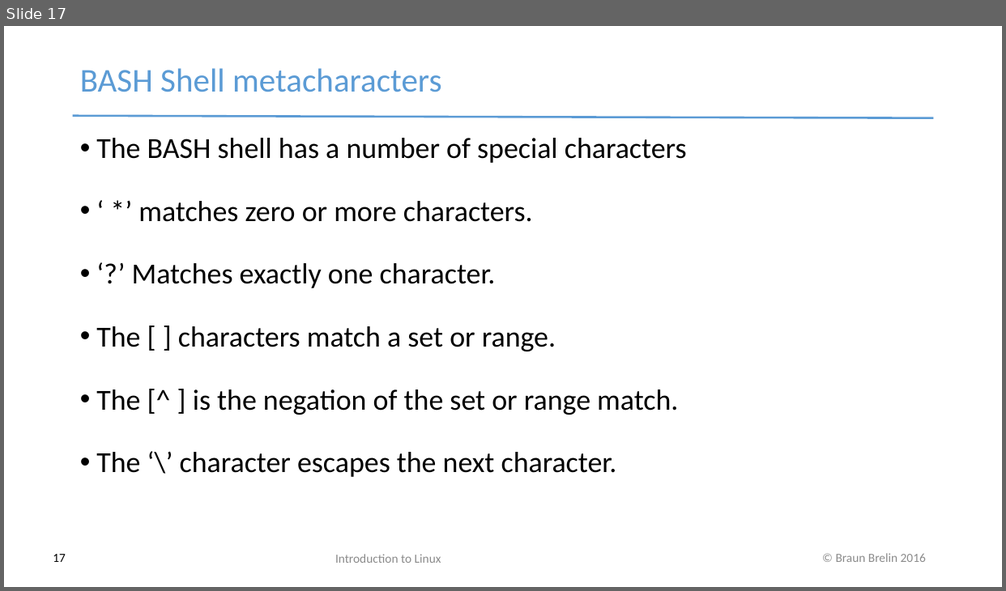
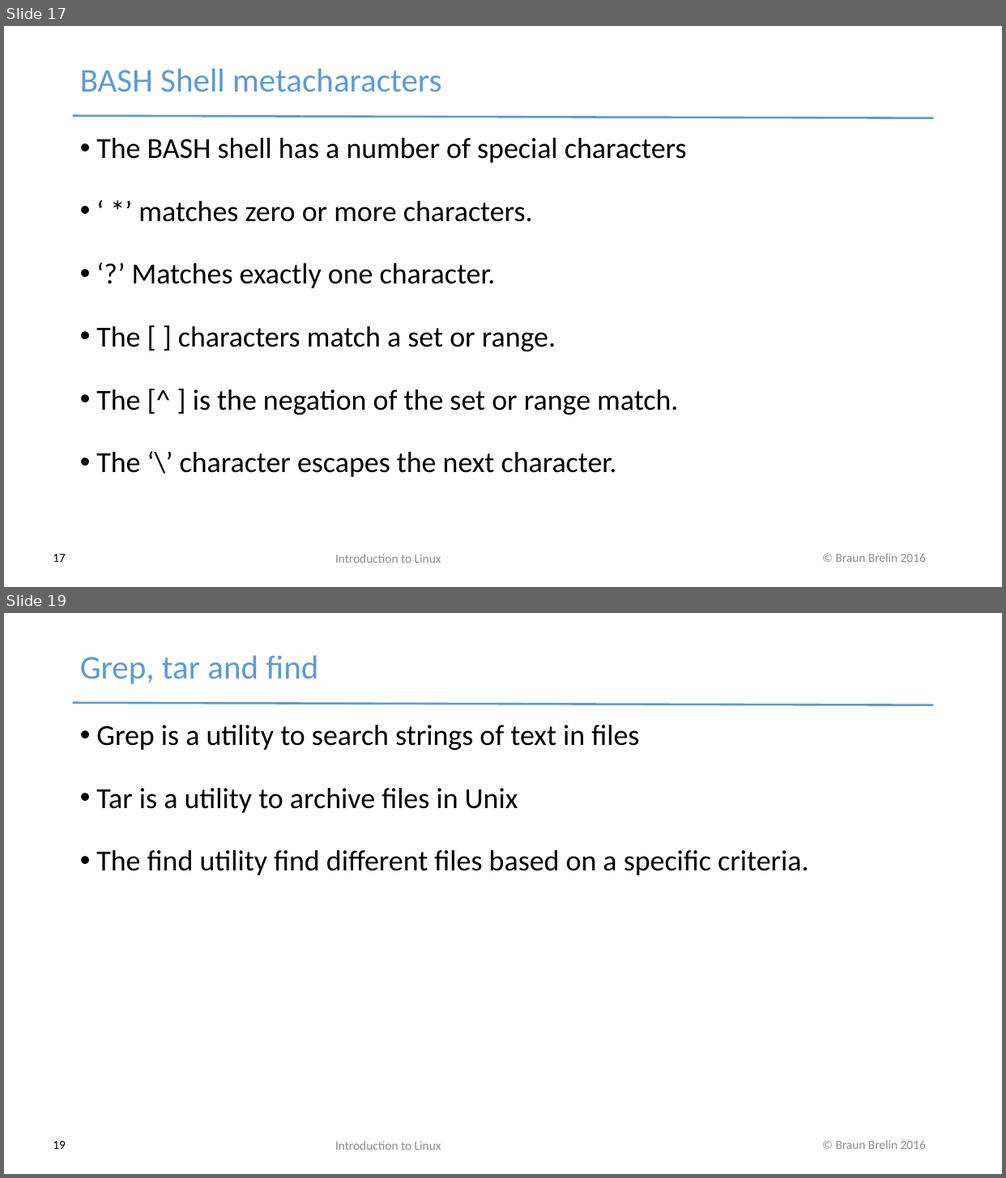
Before and after one commit to redmage123/basiclinux, a slide deck: docs/Introduction to Linux.pptx. Shown one above the other, each under a label of ours: slide 17 before the commit, slides 17 and 19 after it; the slides between them are not shown. The pictures are 1006x591 and 1006x1178 pixels, drawn with LibreOffice and Linux fonts; fonts in the diff are those of the drawing. Boxes give left, top, right and bottom in pixels: in the first picture for what was removed or moved away, otherwise in the second. Text is boxed around its words. In the diff, an @@ line names an element or a change of style, - is before the commit and + after.

Commit message:
Finished first draft of the basic linux slides

```diff
--- a/docs/Introduction to Linux.pptx
+++ b/docs/Introduction to Linux.pptx
@@ slide 19 added at bbox=[4, 613, 1002, 1174], background #FFFFFF; not listed: 2 template elements that a slide beside it also shows @@
@@ text added at bbox=[80, 655, 319, 684], 32 pt, text #5B9BD5 @@
+Grep, tar and find
@@ text added at bbox=[96, 725, 808, 875], 28 pt, text #000000 @@
+• Grep is a utility to search strings of text in files
+• Tar is a utility to archive files in Unix
+• The find utility find different files based on a specific criteria.
@@ page number added at bbox=[53, 1141, 66, 1149], 12 pt, text #000000 @@
+19
@@ text added at bbox=[335, 1141, 441, 1150], 12 pt, text #8B8B8B @@
+Introduction to Linux
```
Also in this commit, not shown: 5 other slides added, 2 other files.
